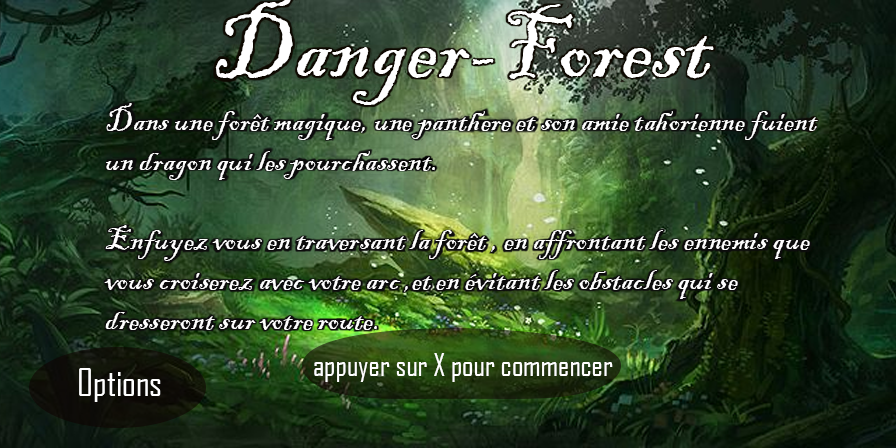
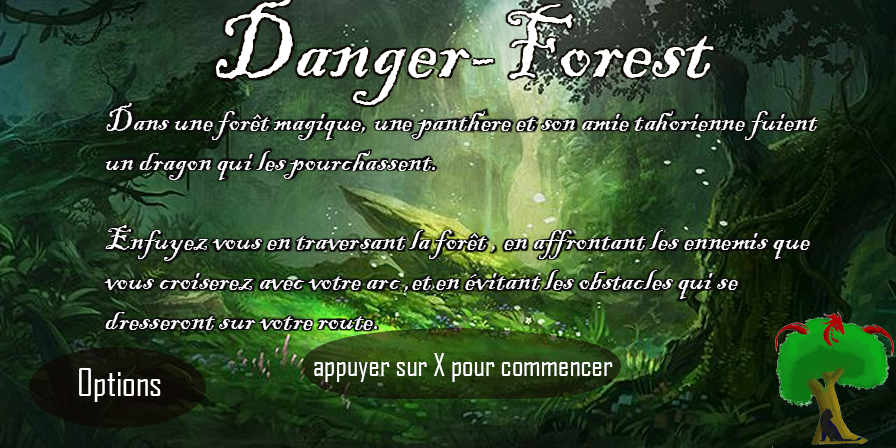
Revision of a layered w=896, h=448 image; what changed, layer by layer:
added layer "Calque 6" above "Calque 5" over [772, 311, 894, 448]
